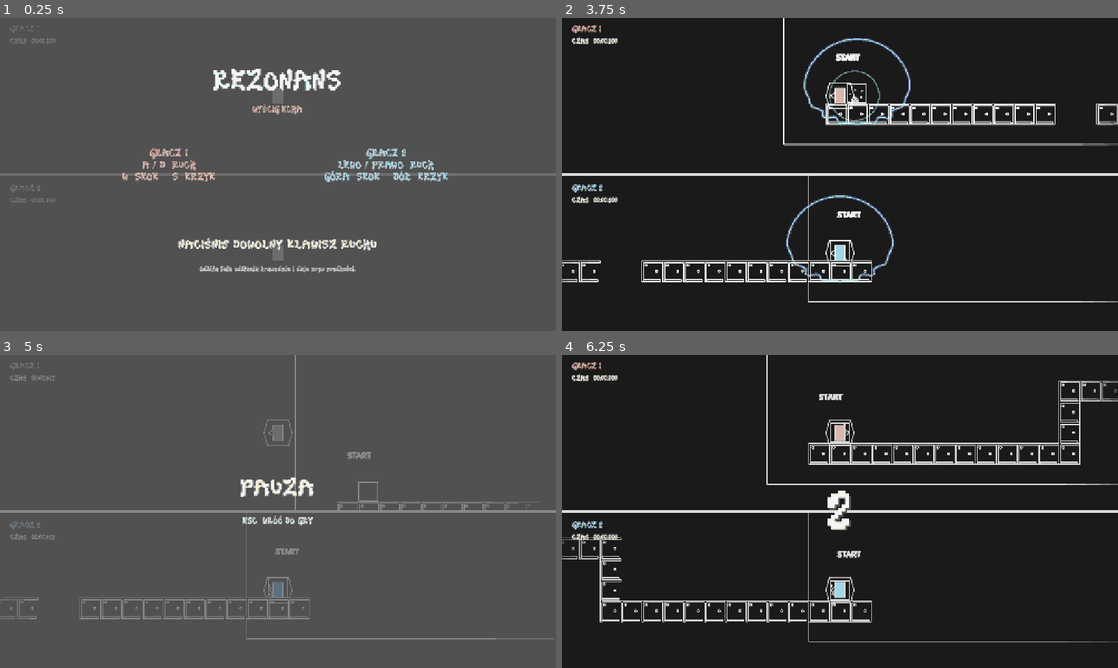
Above: before the commit, frames 1-4 (two rows, left to right).
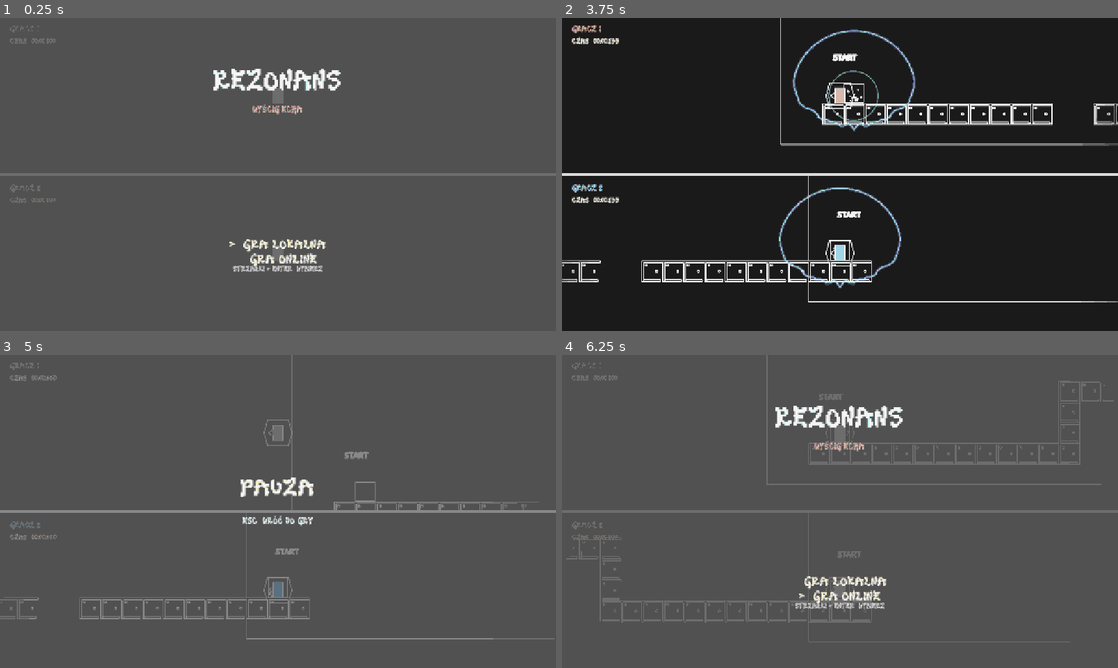
Above: after the commit, the same moments.

Repository: ketr4x/Haven
Game: Godot game, scene res://scenes/game/race.tscn
Two runs of this game, one before a commit and one after it. Both use one fixed random seed, a clock stepped at 60 frames per second and the inputs below. Sound files missing from this copy of the repository are replaced by a short silence.
Inputs (mouse positions are in pixels of both pictures, inside the frame that each line leads up to):
- Up to frame 1 (0.25 s): no input
- Up to frame 2 (3.75 s): tap Enter (ui_accept) at 0.5, 1.25, 3.05, 3.5 s; move the mouse to (962, 158) at 0.52 s; hold D (p1_right) 0.53-1.28 s; hold S (p1_shout) 0.53-1.28 s; tap W (p1_jump) at 0.77, 1.07, 1.52, 1.82, 3.02, 3.32 s; tap Left (p2_left) at 0.8, 1.35 s; move the mouse to (728, 190) at 1.27 s; hold A (p1_left) 1.28-2.03 s; tap Right (p2_right) at 1.55 s; tap R (restart) at 2 s; move the mouse to (895, 105) at 2.02 s; hold Right (p2_right) 2.03-2.78 s; hold D (p1_right) 2.03-3.53 s; tap Down (p2_shout) at 2.3, 2.85 s; move the mouse to (812, 237) at 2.77 s; move the mouse to (1006, 221) at 3.52 s; hold A (p1_left) from 3.53 s (still down); hold Enter (ui_accept) from 3.53 s (still down)
- Up to frame 3 (5 s): keep holding A (p1_left); tap W (p1_jump) at 3.77, 3.8, 4.07, 4.35, 4.52, 4.82 s; tap Escape (pause) at 4.15 s; move the mouse to (111, 464) at 4.27 s; release Enter (ui_accept) at 4.28 s; tap Up (p2_jump) at 4.55 s
- Up to frame 4 (6.25 s): tap R (restart) at 5 s; move the mouse to (867, 511) at 5.02 s; hold Up (p2_jump) 5.03-5.78 s; tap S (p1_shout) at 5.3 s; move the mouse to (756, 433) at 5.77 s; release A (p1_left) at 5.78 s; hold D (p1_right) from 5.78 s (still down); tap N (new_seed) at 5.85 s; tap W (p1_jump) at 6.02 s; tap Left (p2_left) at 6.05 s

The runs differ from the first frame. In frame 1, 2.7% of the frame differs, in the area x 22-81%, y 41-82%; in frame 2, 3.5%; in frame 3, 0.7%; in frame 4, 100%, in the area x 0-100%, y 0-100%.

Commit message:
feat: add online friend room menu

Diff:
--- a/scenes/game/race.tscn
+++ b/scenes/game/race.tscn
@@ -250,6 +250,21 @@
 text = "NACIŚNIJ DOWOLNY KLAWISZ RUCHU"
 horizontal_alignment = 1
 
+[node name="RoomCodeInput" type="LineEdit" parent="GlobalUi/TitlePanel"]
+visible = false
+layout_mode = 0
+offset_left = 390.0
+offset_top = 430.0
+offset_right = 890.0
+offset_bottom = 478.0
+theme_override_colors/font_color = Color(0.941176, 0.921569, 0.752941, 1)
+theme_override_colors/font_placeholder_color = Color(0.635294, 0.635294, 0.635294, 1)
+theme_override_fonts/font = ExtResource("3_font")
+theme_override_font_sizes/font_size = 24
+placeholder_text = "KOD POKOJU"
+max_length = 32
+alignment = 1
+
 [node name="Hint" type="Label" parent="GlobalUi/TitlePanel"]
 layout_mode = 0
 offset_left = 250.0
--- a/scripts/game/player_world.gd
+++ b/scripts/game/player_world.gd
@@ -66,6 +66,17 @@
 		_echo_overlay.walking_preview(_player.loudness)
 
 
+func configure_for_local_slot(slot: int) -> void:
+	player_number = slot
+	left_action = &"p1_left" if slot == 1 else &"p2_left"
+	right_action = &"p1_right" if slot == 1 else &"p2_right"
+	jump_action = &"p1_jump" if slot == 1 else &"p2_jump"
+	shout_action = &"p1_shout" if slot == 1 else &"p2_shout"
+	mirror_course_horizontally = slot == 2
+	player_color = Color(0.74902, 0.411765, 0.47451, 1) if slot == 1 else Color(0.509804, 0.709804, 0.85098, 1)
+	_apply_player_configuration()
+
+
 func configure_for_online_slot(slot: int) -> void:
 	player_number = slot
 	left_action = &"p1_left"
--- a/scripts/game/race.gd
+++ b/scripts/game/race.gd
@@ -11,6 +11,14 @@
 enum SessionMode {
 	LOCAL,
 	ONLINE,
+}
+
+enum MenuScreen {
+	MAIN,
+	ONLINE,
+	FRIENDS,
+	JOIN_CODE,
+	WAITING,
 }
 
 @export_range(1.0, 5.0, 0.1) var countdown_duration: float = 3.0
@@ -29,9 +37,17 @@
 @onready var _winner_label: Label = $GlobalUi/ResultPanel/Winner
 @onready var _times_label: Label = $GlobalUi/ResultPanel/Times
 @onready var _title_panel: Control = $GlobalUi/TitlePanel
+@onready var _title_tagline: Label = $GlobalUi/TitlePanel/Tagline
+@onready var _player_one_controls: Label = $GlobalUi/TitlePanel/PlayerOneControls
+@onready var _player_two_controls: Label = $GlobalUi/TitlePanel/PlayerTwoControls
+@onready var _menu_prompt: Label = $GlobalUi/TitlePanel/Prompt
+@onready var _menu_hint: Label = $GlobalUi/TitlePanel/Hint
+@onready var _room_code_input: LineEdit = $GlobalUi/TitlePanel/RoomCodeInput
 @onready var _countdown_label: Label = $GlobalUi/Countdown
 @onready var _pause_panel: Control = $GlobalUi/PausePanel
 @onready var _result_panel: Control = $GlobalUi/ResultPanel
+@onready var _result_actions: Label = $GlobalUi/ResultPanel/Actions
+@onready var _result_reminder: Label = $GlobalUi/ResultPanel/Reminder
 
 var _seed: int = 0
 var _seed_random: RandomNumberGenerator = RandomNumberGenerator.new()
@@ -41,12 +57,15 @@
 var _player_finish_times: Dictionary = {}
 var _online_match: OnlineMatch
 var _session_mode: SessionMode = SessionMode.LOCAL
+var _menu_index: int = 0
+var _menu_screen: MenuScreen = MenuScreen.MAIN
 
 
 func _ready() -> void:
 	process_mode = Node.PROCESS_MODE_ALWAYS
 	_player_one_world.player_finished.connect(_on_player_finished)
 	_player_two_world.player_finished.connect(_on_player_finished)
+	_room_code_input.text_submitted.connect(_on_room_code_submitted)
 	_online_match = OnlineMatch.new()
 	add_child(_online_match)
 	_online_match.room_code_ready.connect(_on_room_code_ready)
@@ -59,6 +78,7 @@
 	_seed_random.randomize()
 	_generate_race(_next_random_seed())
 	_set_race_state(RaceState.TITLE)
+	_show_menu(MenuScreen.MAIN)
 	call_deferred("_start_online_match_from_command_line")
 
 
@@ -78,6 +98,16 @@
 
 
 func _input(event: InputEvent) -> void:
+	if _race_state == RaceState.TITLE:
+		if _handle_menu_input(event):
+			get_viewport().set_input_as_handled()
+		return
+
+	if _session_mode == SessionMode.ONLINE and _race_state == RaceState.FINISHED and event.is_action_pressed(&"ui_accept"):
+		_return_to_main_menu()
+		get_viewport().set_input_as_handled()
+		return
+
 	if event.is_action_pressed(&"pause"):
 		_toggle_pause()
 		get_viewport().set_input_as_handled()
@@ -92,11 +122,6 @@
 			_restart_course()
 			get_viewport().set_input_as_handled()
 			return
-
-	if _session_mode == SessionMode.LOCAL and _race_state == RaceState.TITLE and _is_start_input(event):
-		_start_countdown()
-		get_viewport().set_input_as_handled()
-		return
 
 
 func _generate_race(seed: int) -> void:
@@ -224,7 +249,8 @@
 	_divider.visible = false
 	_player_one_label.text = "TY"
 	_player_two_label.text = "PRZECIWNIK"
-	_title_panel.visible = false
+	if _menu_screen != MenuScreen.WAITING:
+		_title_panel.visible = false
 	_finish_status_label.text = "ŁĄCZENIE Z PRZECIWNIKIEM…"
 	_finish_status_label.visible = true
 	_player_one_world.set_race_active(false)
@@ -247,9 +273,13 @@
 func _on_room_code_ready(room_code: String) -> void:
 	_seed_label.text = "KOD POKOJU  %s" % room_code
 	_finish_status_label.text = "CZEKA NA DRUGIEGO GRACZA…"
+	if _menu_screen == MenuScreen.WAITING:
+		_menu_prompt.text = "KOD POKOJU\n%s" % room_code
+		_menu_hint.text = "PRZEKAŻ KOD ZNAJOMEMU.    ESC  ANULUJ"
 
 
 func _on_online_match_configured(player_slot: int, seed: int) -> void:
+	_title_panel.visible = false
 	_player_one_world.configure_for_online_slot(player_slot)
 	_generate_race(seed)
 	_seed_label.text = "POKÓJ  %s" % _online_match.room_code
@@ -274,6 +304,8 @@
 	_player_finish_times = finish_times.duplicate(true)
 	_finish_status_label.visible = false
 	_winner_label.text = "WYGRYWASZ" if winner_slot == _online_match.player_slot else "WYGRYWA PRZECIWNIK"
+	_result_actions.text = "ENTER  MENU"
+	_result_reminder.text = "WYNIK MECZU ONLINE"
 	_times_label.text = "GRACZ 1  %s\nGRACZ 2  %s" % [
 		_format_time(float(_player_finish_times[1])),
 		_format_time(float(_player_finish_times[2])),
@@ -285,6 +317,8 @@
 	_finish_status_label.visible = false
 	_winner_label.text = "PRZECIWNIK OPUŚCIŁ MECZ"
 	_times_label.text = ""
+	_result_actions.text = "ENTER  MENU"
+	_result_reminder.text = "MECZ ONLINE ZAKOŃCZONY"
 	_set_race_state(RaceState.FINISHED)
 
 
@@ -292,7 +326,158 @@
 	_finish_status_label.visible = false
 	_winner_label.text = "NIE UDAŁO SIĘ ROZPOCZĄĆ MECZU"
 	_times_label.text = reason
+	_result_actions.text = "ENTER  MENU"
+	_result_reminder.text = "SPRAWDŹ POŁĄCZENIE I KOD POKOJU"
 	_set_race_state(RaceState.FINISHED)
+
+
+func _show_menu(next_screen: MenuScreen) -> void:
+	_menu_screen = next_screen
+	_menu_index = 0
+	_title_panel.visible = true
+	_room_code_input.visible = next_screen == MenuScreen.JOIN_CODE
+	_player_one_controls.visible = false
+	_player_two_controls.visible = false
+	_title_tagline.text = "WYŚCIG ECHA"
+
+	match next_screen:
+		MenuScreen.MAIN:
+			_menu_prompt.text = _menu_options(["GRA LOKALNA", "GRA ONLINE"])
+			_menu_hint.text = "STRZAŁKI + ENTER  WYBIERZ"
+		MenuScreen.ONLINE:
+			_title_tagline.text = "GRA ONLINE"
+			_menu_prompt.text = _menu_options(["SZYBKI MECZ  (WKRÓTCE)", "ZE ZNAJOMYM", "POWRÓT"])
+			_menu_hint.text = "STRZAŁKI + ENTER  WYBIERZ    ESC  POWRÓT"
+		MenuScreen.FRIENDS:
+			_title_tagline.text = "ZE ZNAJOMYM"
+			_menu_prompt.text = _menu_options(["STWÓRZ POKÓJ", "DOŁĄCZ KODEM", "POWRÓT"])
+			_menu_hint.text = "STRZAŁKI + ENTER  WYBIERZ    ESC  POWRÓT"
+		MenuScreen.JOIN_CODE:
+			_title_tagline.text = "DOŁĄCZ DO POKOJU"
+			_menu_prompt.text = "WPISZ KOD POKOJU"
+			_menu_hint.text = "ENTER  DOŁĄCZ    ESC  POWRÓT"
+			_room_code_input.clear()
+			_room_code_input.grab_focus()
+		MenuScreen.WAITING:
+			_title_tagline.text = "GRA ONLINE"
+			_menu_prompt.text = "ŁĄCZENIE…"
+			_menu_hint.text = "ESC  ANULUJ"
+
+
+func _handle_menu_input(event: InputEvent) -> bool:
+	if _menu_screen == MenuScreen.JOIN_CODE:
+		if event.is_action_pressed(&"ui_cancel") or event.is_action_pressed(&"pause"):
+			_show_menu(MenuScreen.FRIENDS)
+			return true
+		if event.is_action_pressed(&"ui_accept"):
+			_submit_room_code()
+			return true
+		return false
+
+	if _menu_screen == MenuScreen.WAITING:
+		if event.is_action_pressed(&"ui_cancel") or event.is_action_pressed(&"pause"):
+			_return_to_main_menu()
+			return true
+		return false
+
+	if event.is_action_pressed(&"ui_up"):
+		_menu_index = posmod(_menu_index - 1, _menu_option_count())
+		_refresh_menu_options()
+		return true
+	if event.is_action_pressed(&"ui_down"):
+		_menu_index = posmod(_menu_index + 1, _menu_option_count())
+		_refresh_menu_options()
+		return true
+	if event.is_action_pressed(&"ui_cancel") or event.is_action_pressed(&"pause"):
+		_show_menu(MenuScreen.MAIN if _menu_screen == MenuScreen.ONLINE else MenuScreen.ONLINE)
+		return true
+	if event.is_action_pressed(&"ui_accept"):
+		_activate_menu_option()
+		return true
+	return false
+
+
+func _activate_menu_option() -> void:
+	match _menu_screen:
+		MenuScreen.MAIN:
+			if _menu_index == 0:
+				_title_panel.visible = false
+				_start_countdown()
+			else:
+				_show_menu(MenuScreen.ONLINE)
+		MenuScreen.ONLINE:
+			if _menu_index == 0:
+				_menu_hint.text = "SZYBKI MECZ POJAWI SIĘ PO TESTACH POKOI."
+			elif _menu_index == 1:
+				_show_menu(MenuScreen.FRIENDS)
+			else:
+				_show_menu(MenuScreen.MAIN)
+		MenuScreen.FRIENDS:
+			if _menu_index == 0:
+				_show_menu(MenuScreen.WAITING)
+				host_friend_room()
+			elif _menu_index == 1:
+				_show_menu(MenuScreen.JOIN_CODE)
+			else:
+				_show_menu(MenuScreen.ONLINE)
+
+
+func _submit_room_code() -> void:
+	var room_code := _room_code_input.text.strip_edges().to_upper()
+	if room_code.is_empty():
+		_menu_hint.text = "WPISZ KOD OTRZYMANY OD GOSPODARZA."
+		return
+	_show_menu(MenuScreen.WAITING)
+	join_friend_room(room_code)
+
+
+func _on_room_code_submitted(_room_code: String) -> void:
+	if _menu_screen == MenuScreen.JOIN_CODE:
+		_submit_room_code()
+
+
+func _refresh_menu_options() -> void:
+	match _menu_screen:
+		MenuScreen.MAIN:
+			_menu_prompt.text = _menu_options(["GRA LOKALNA", "GRA ONLINE"])
+		MenuScreen.ONLINE:
+			_menu_prompt.text = _menu_options(["SZYBKI MECZ  (WKRÓTCE)", "ZE ZNAJOMYM", "POWRÓT"])
+		MenuScreen.FRIENDS:
+			_menu_prompt.text = _menu_options(["STWÓRZ POKÓJ", "DOŁĄCZ KODEM", "POWRÓT"])
+
+
+func _menu_options(options: Array[String]) -> String:
+	var lines: PackedStringArray = PackedStringArray()
+	for index in options.size():
+		lines.append((">  " if index == _menu_index else "   ") + options[index])
+	return "\n".join(lines)
+
+
+func _menu_option_count() -> int:
+	match _menu_screen:
+		MenuScreen.MAIN:
+			return 2
+		MenuScreen.ONLINE, MenuScreen.FRIENDS:
+			return 3
+	return 1
+
+
+func _return_to_main_menu() -> void:
+	_online_match.leave_match()
+	_session_mode = SessionMode.LOCAL
+	_top_container.anchor_bottom = 0.5
+	_top_container.offset_bottom = -2.0
+	_bottom_container.visible = true
+	_divider.visible = true
+	_player_one_world.configure_for_local_slot(1)
+	_player_two_world.configure_for_local_slot(2)
+	_player_one_label.text = "GRACZ 1"
+	_player_two_label.text = "GRACZ 2"
+	_result_actions.text = "R  REWANŻ        N  NOWA TRASA"
+	_result_reminder.text = "ZŁAP ODBITĄ FALĘ, ABY PRZYSPIESZYĆ"
+	_generate_race(_next_random_seed())
+	_set_race_state(RaceState.TITLE)
+	_show_menu(MenuScreen.MAIN)
 
 
 func _get_player_world(player_number: int) -> PlayerWorld:
--- /dev/null
+++ b/tests/online_menu_check.gd
@@ -0,0 +1,46 @@
+extends SceneTree
+
+const RACE_SCENE := preload("res://scenes/game/race.tscn")
+
+
+func _initialize() -> void:
+	var race := RACE_SCENE.instantiate()
+	root.add_child(race)
+	await process_frame
+
+	var prompt := race.get_node("GlobalUi/TitlePanel/Prompt") as Label
+	var room_code_input := race.get_node("GlobalUi/TitlePanel/RoomCodeInput") as LineEdit
+	assert(prompt.text.contains("GRA LOKALNA"))
+	assert(prompt.text.contains("GRA ONLINE"))
+	assert(not room_code_input.visible)
+
+	_send_key(race, KEY_DOWN)
+	_send_key(race, KEY_ENTER)
+	assert(prompt.text.contains("SZYBKI MECZ"))
+	assert(prompt.text.contains("ZE ZNAJOMYM"))
+
+	_send_key(race, KEY_DOWN)
+	_send_key(race, KEY_ENTER)
+	assert(prompt.text.contains("STWÓRZ POKÓJ"))
+	assert(prompt.text.contains("DOŁĄCZ KODEM"))
+
+	_send_key(race, KEY_DOWN)
+	_send_key(race, KEY_ENTER)
+	assert(room_code_input.visible)
+	assert(room_code_input.has_focus())
+
+	_send_key(race, KEY_ESCAPE)
+	assert(not room_code_input.visible)
+	assert(prompt.text.contains("STWÓRZ POKÓJ"))
+
+	race.queue_free()
+	await process_frame
+	print("Online menu flow check passed.")
+	quit()
+
+
+func _send_key(race: Control, keycode: Key) -> void:
+	var event := InputEventKey.new()
+	event.keycode = keycode
+	event.pressed = true
+	race._input(event)
--- a/tests/race_shell_check.gd
+++ b/tests/race_shell_check.gd
@@ -60,7 +60,7 @@
 	assert(is_zero_approx(float((player_two_overlay.material as ShaderMaterial).get_shader_parameter("reveal_strength"))))
 
 	var start_event := InputEventKey.new()
-	start_event.keycode = KEY_D
+	start_event.keycode = KEY_ENTER
 	start_event.pressed = true
 	race._input(start_event)
 	assert((race.get_node("GlobalUi/Countdown") as Label).visible)
Not shown, added: tests/online_menu_check.gd.uid
Not shown, changed: AGENTS.md
Not shown, changed: docs/multiplayer_implementation_plan.md
Not shown, changed: docs/online_friend_room.md
